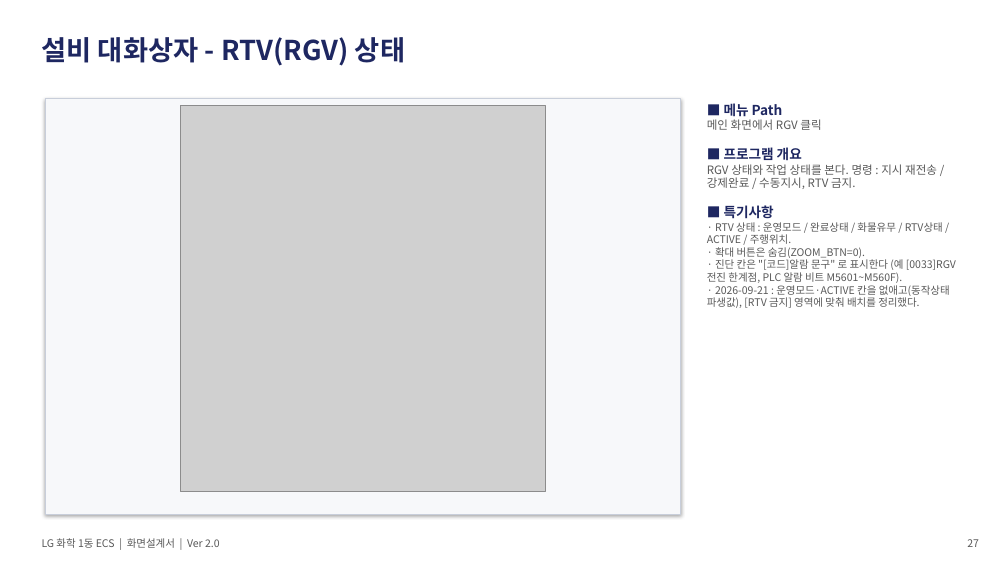
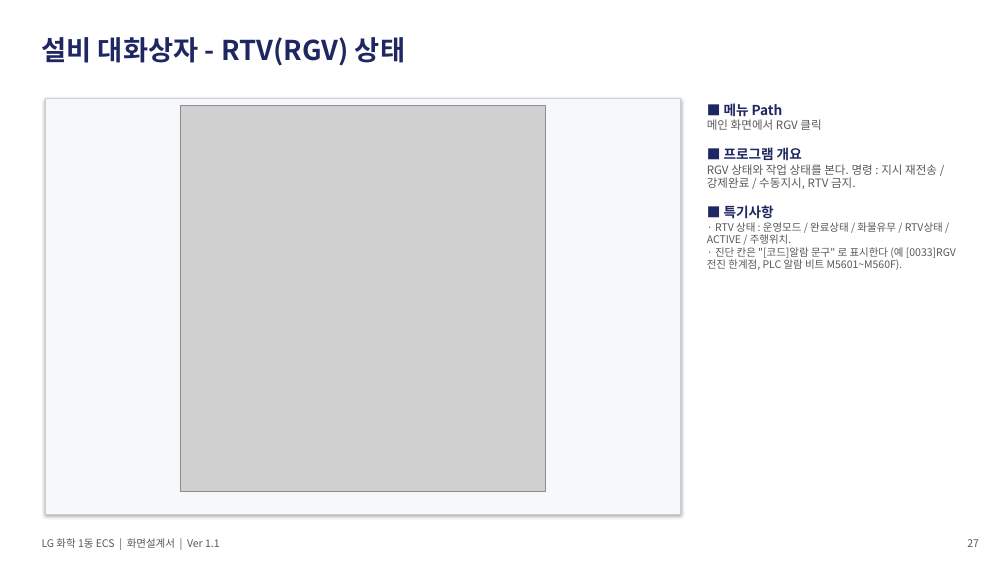
Before and after one commit to yeorijby-coder/LGLS_ALL, a slide deck: slide 25 of docs/산출물_20260921/06_ECS_화면설계서.pptx (slide 27 before the commit). Drawn at 1008x567 pixels with LibreOffice and Linux fonts; fonts in the diff are those of the drawing; grey boxes stand for pictures. Boxes give left, top, right and bottom in pixels: in the first picture for what was removed or moved away, otherwise in the second. Text is boxed around its words. In the diff, an @@ line names an element or a change of style, - is before the commit and + after.

```diff
--- a/docs/산출물_20260921/06_ECS_화면설계서.pptx
+++ b/docs/산출물_20260921/06_ECS_화면설계서.pptx
@@ text at (x1=715, y1=247, x2=865, y2=258): paragraph removed @@
-· 확대 버튼은 숨김(ZOOM_BTN=0).
@@ text at (x1=707, y1=285, x2=950, y2=308): paragraph removed @@
-· 2026-09-21 : 운영모드·ACTIVE 칸을 없애고(동작상태 파생값), [RTV 금지] 영역에 맞춰 배치를 정리했다.
@@ text at (x1=42, y1=538, x2=220, y2=548): text changed @@
-LG 화학 1동 ECS | 화면설계서 | Ver 2.0
+LG 화학 1동 ECS | 화면설계서 | Ver 1.1
```
Also in this commit, not shown: 24 other slides changed, 2 slides removed, 2 other files.
